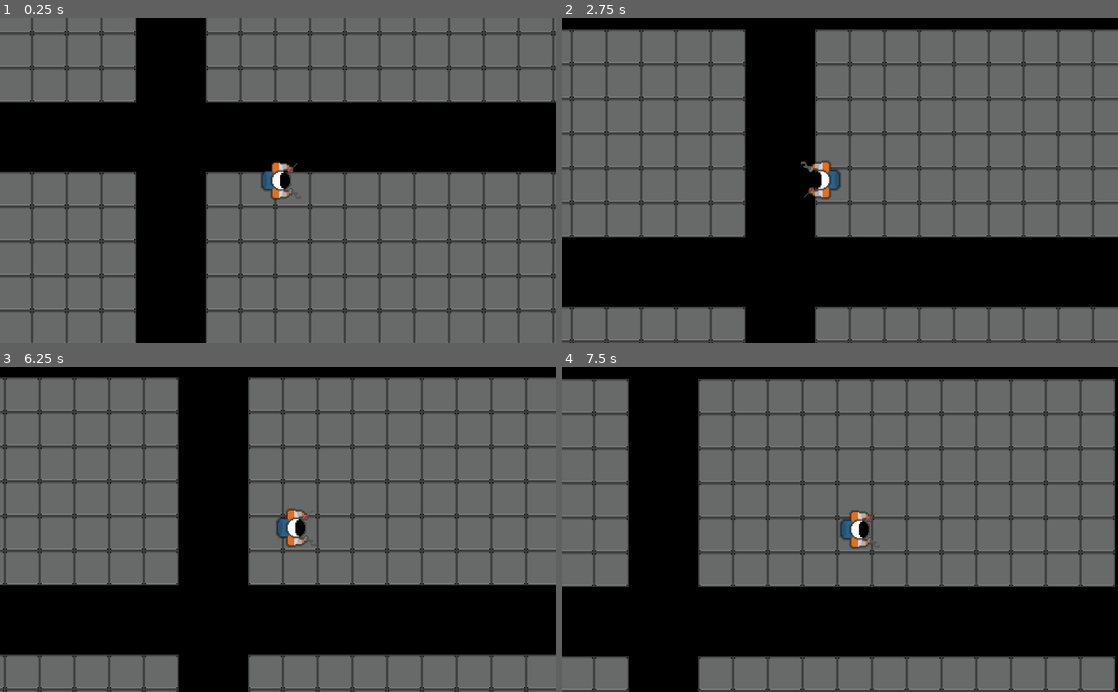
Above: before the commit, frames 1-4 (two rows, left to right).
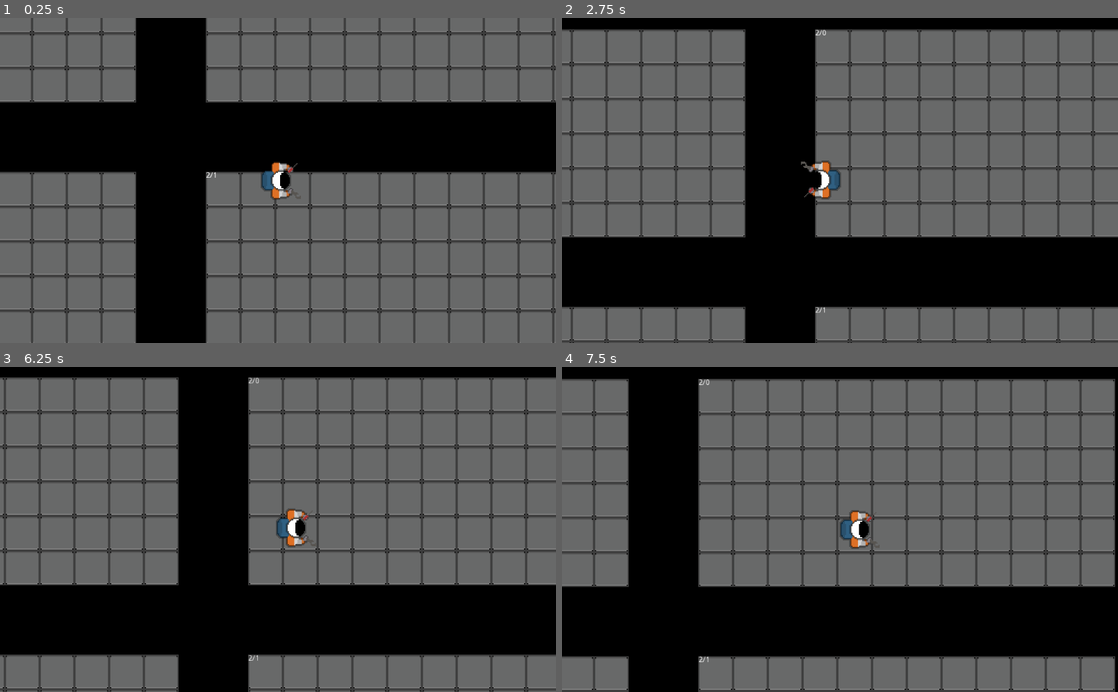
Above: after the commit, the same moments.

Repository: frankakn7/NothingIsPermanent
Game: Godot game, scene res://Main.tscn
The game is run twice, just before and just after one commit, with the same random seed, the same clock (stepped at 60 frames per second) and the same inputs.
Inputs:
- Up to frame 1 (0.25 s): no input
- Up to frame 2 (2.75 s): tap Enter at 0.5 s; hold W (move_up) 0.53-2.03 s; hold A (move_left) from 2.03 s (still down)
- Up to frame 3 (6.25 s): release A (move_left) at 3.53 s; hold S (move_down) 3.53-4.28 s; hold D (move_right) 4.28-5.03 s; hold W (move_up) 5.03-5.78 s; hold D (move_right) from 5.78 s (still down)
- Up to frame 4 (7.5 s): keep holding D (move_right)

The runs differ from the first frame. In frame 1, less than 0.1% of the frame differs, in the area x 37-39%, y 47-50%; in frame 2, less than 0.1%; in frame 3, less than 0.1%; in frame 4, less than 0.1%, in the area x 24-27%, y 3-91%.

Commit message:
Added debug room numbers - Just added a Control Node and a label to show the rooms number ingame

Diff:
--- a/Game_Files/Room.tscn
+++ b/Game_Files/Room.tscn
@@ -27,3 +27,18 @@
 tile_set = SubResource( 1 )
 format = 1
 tile_data = PoolIntArray( 0, 0, 0, 1, 0, 0, 2, 0, 0, 3, 0, 0, 4, 0, 0, 5, 0, 0, 6, 0, 0, 7, 0, 0, 8, 0, 0, 9, 0, 0, 10, …(295 unchanged characters)…
+
+[node name="DebugControl" type="Control" parent="."]
+margin_right = 40.0
+margin_bottom = 40.0
+__meta__ = {
+"_edit_use_anchors_": false
+}
+
+[node name="DebugRoomNB" type="Label" parent="DebugControl"]
+margin_right = 88.0
+margin_bottom = 48.0
+text = "Room NB"
+__meta__ = {
+"_edit_use_anchors_": false
+}
--- a/Game_Files/RoomManager.gd
+++ b/Game_Files/RoomManager.gd
@@ -4,7 +4,9 @@
 var room_scene = load("res://Room.tscn")
 var room_distance = 128
 
-var room_layout = [[1, 1, 1, 1], [1, 1, 1, 1], [1, 1, 1, 1]]
+var room_layout = [	[1, 1, 1, 1],
+					[1, 1, 1, 1],
+					[1, 1, 1, 1] ]
 
 # Called when the node enters the scene tree for the first time.
 func _ready():
@@ -26,6 +28,8 @@
 			var room_y_pos = room_instance.max_height * y * room_instance.tile_pixel_width + (room_distance * y) - room_y_offset
 			room_instance.position += Vector2(room_x_pos, room_y_pos)
 
+			room_instance.get_node("DebugControl/DebugRoomNB").text = "%d/%d" % [x, y]
+
 
 # Called every frame. 'delta' is the elapsed time since the previous frame.
 #func _process(delta):
